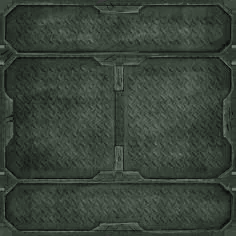
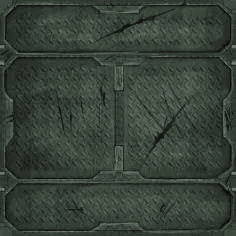
The second (236, 236) image is a revision of the first. Changes to its layers:
showed "Paint Layer 9" over (x1=13, y1=0, x2=234, y2=221)
